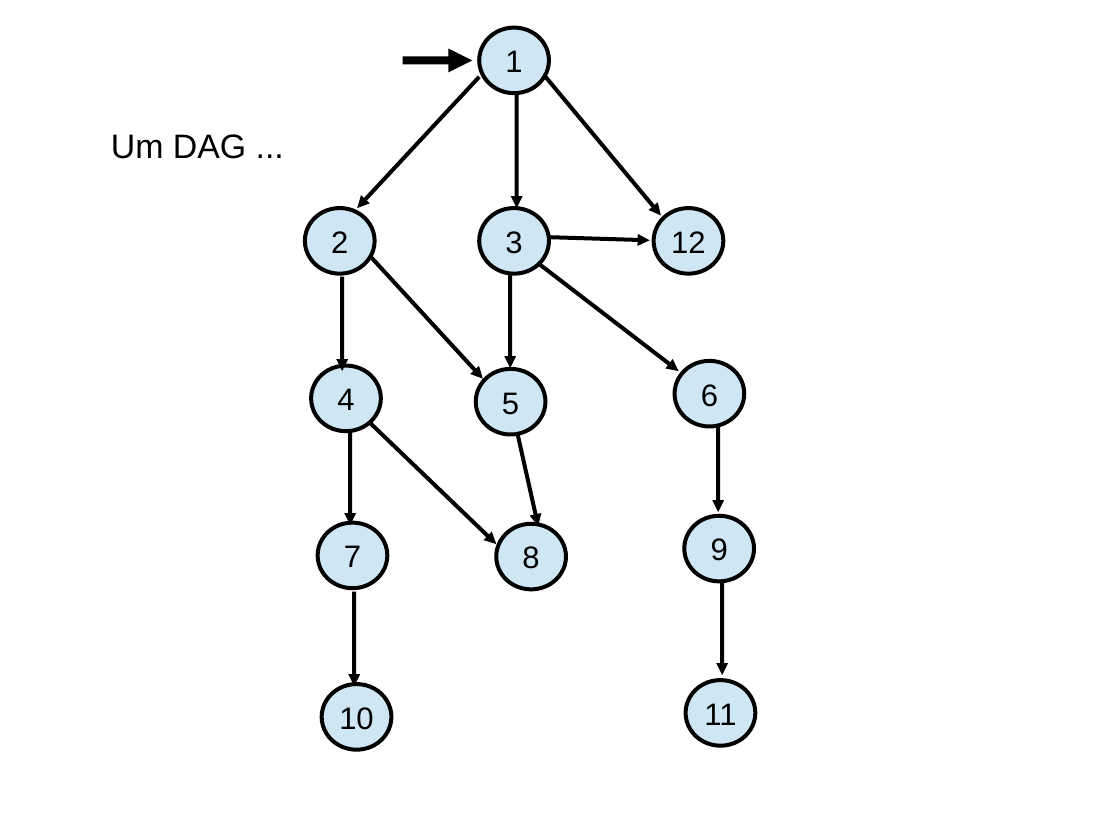
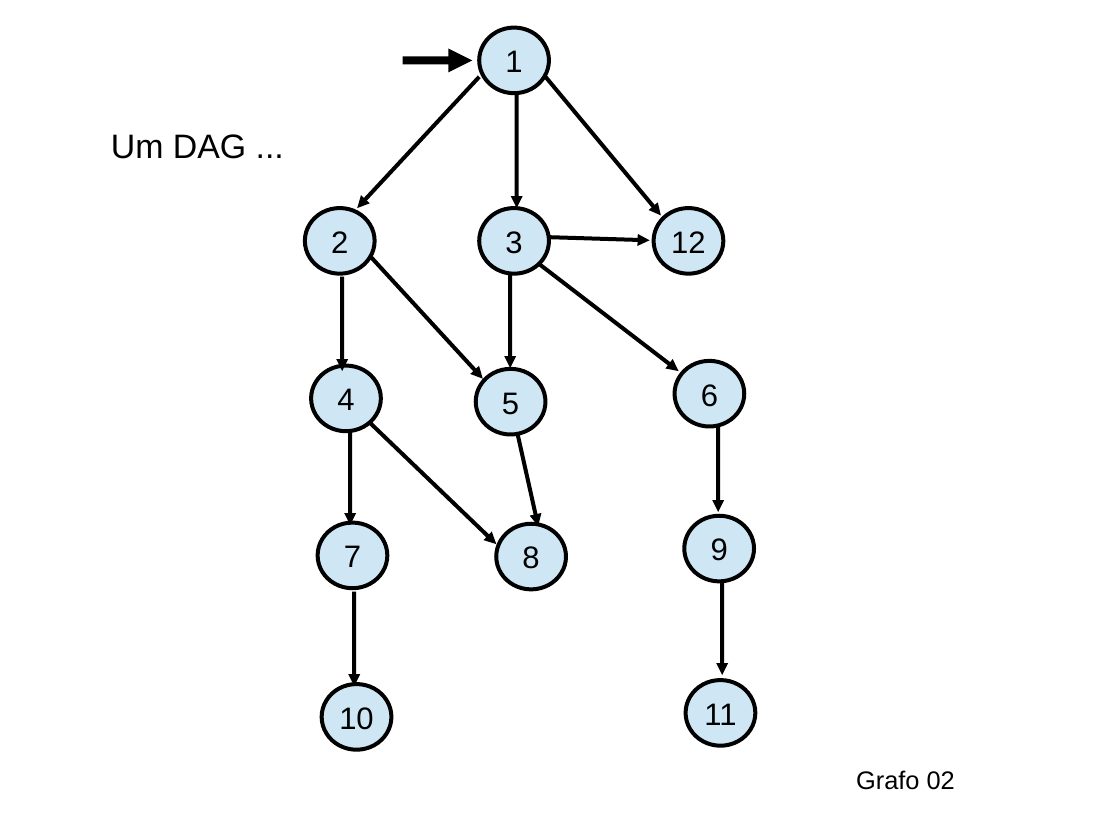
Before and after one commit to claudiosa/CCS, a slide deck: slide 12 of picat/YOUTUBE_BFS_PICAT/slides_bfs.odp (slide 8 before the commit). Drawn at 1120x840 pixels with LibreOffice and Linux fonts; fonts in the diff are those of the drawing; background and template pictures are left out. Boxes give left, top, right and bottom in pixels: in the first picture for what was removed or moved away, otherwise in the second. Text is boxed around its words. In the diff, an @@ line names an element or a change of style, - is before the commit and + after.

```diff
--- a/picat/YOUTUBE_BFS_PICAT/slides_bfs.odp
+++ b/picat/YOUTUBE_BFS_PICAT/slides_bfs.odp
@@ text added at <box>856,770,955,790</box>, 18 pt, text #000000 @@
+Grafo 02
```
Also in this commit, not shown: 8 other slides changed, 5 slides added, 1 slide removed, 2 other files.
